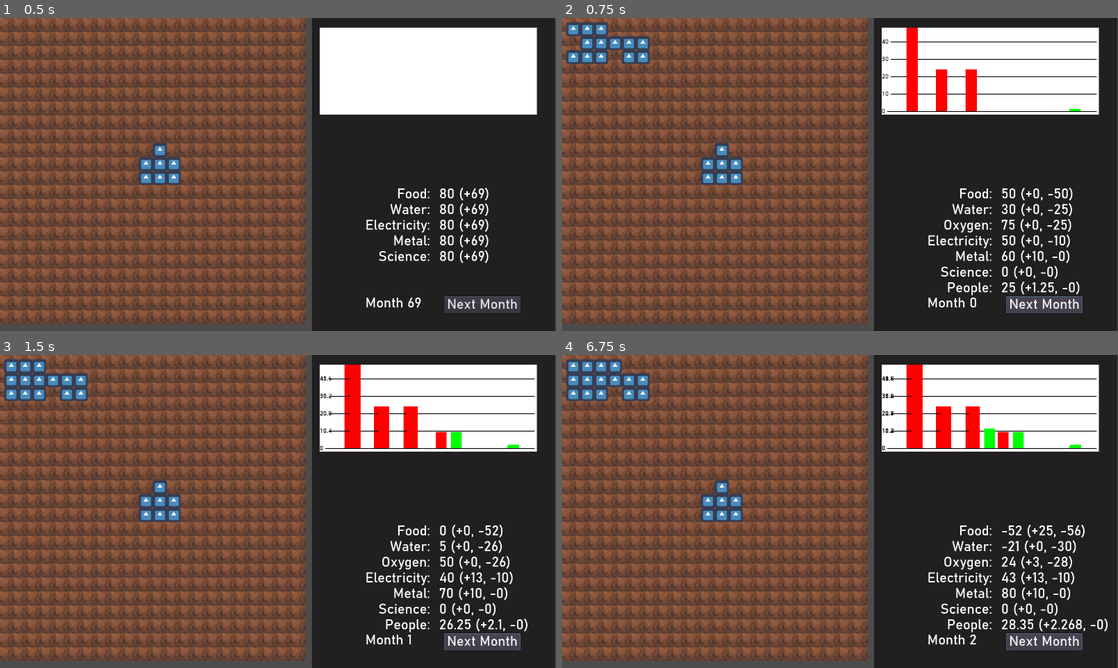
Above: before the commit, frames 1-4 (two rows, left to right).
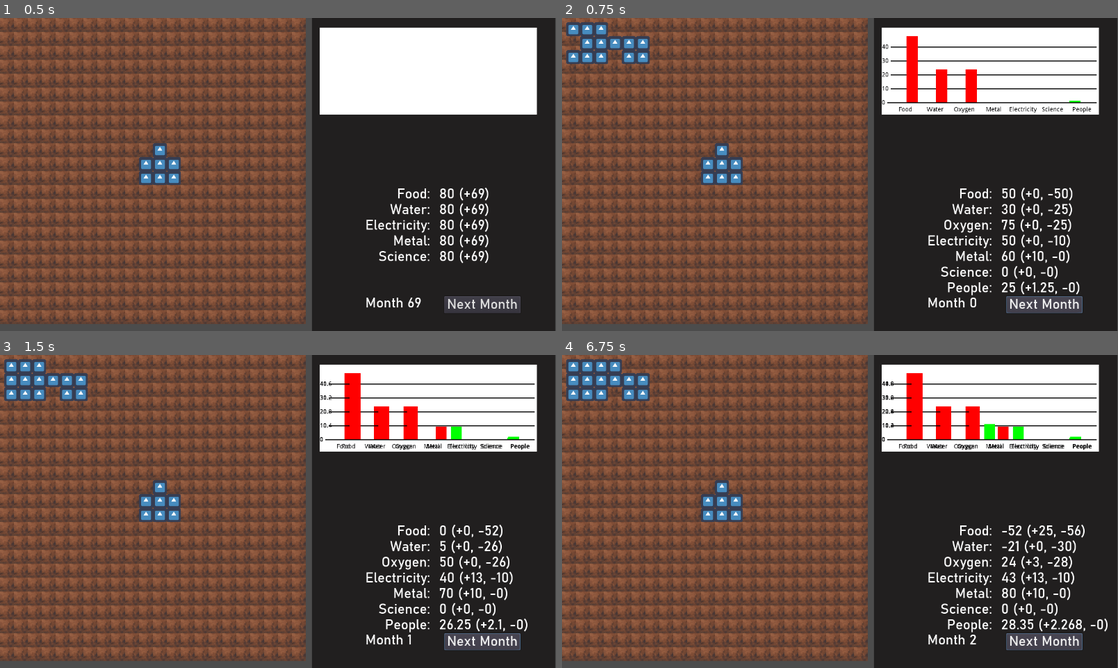
Above: after the commit, the same moments.

Repository: sirknightj/CEV-1
Game: Godot game, scene res://scenes/MainGameScene.tscn
The game is run twice, just before and just after one commit, with the same random seed, the same clock (stepped at 60 frames per second) and the same inputs. The engine's default icon, where the game draws it, is replaced by a stand-in: a white triangle on a blue panel in a dark square.
Inputs (mouse positions are in pixels of both pictures, inside the frame that each line leads up to):
- Up to frame 1 (0.5 s): no input
- Up to frame 2 (0.75 s): click "Next Month" at 0.5 s
- Up to frame 3 (1.5 s): click "Next Month" at 1.25 s
- Up to frame 4 (6.75 s): click (917, 414) at 2 s; click (923, 414) at 2.75 s; click (917, 433) at 3.5 s; click (917, 414) at 4.25 s; click (923, 414) at 5 s; click (917, 433) at 5.75 s; click "Next Month" at 6.5 s

Frame 1 is identical in both runs. In frame 2, 2.0% of the frame differs, in the area x 57-97%, y 2-31%; in frame 3, 2.3%; in frame 4, 2.3%.

Commit message:
Add padding for the graph

Diff:
--- a/source/scripts/Graph.gd
+++ b/source/scripts/Graph.gd
@@ -12,6 +12,8 @@
 var SMALL_SPACING : float # the space between the income/usage bars
 
 var LINE_THICKNESS : float # the thickness of each line
+var BOTTOM_SPACING : float # the spacing where the bar labels will go
+var TOP_SPACING : float # the spacing between the highest bar and the top of the graph
 
 # Called when the node enters the scene tree for the first time.
 func _ready():
@@ -20,6 +22,8 @@
 	BIG_SPACING = 10
 	SMALL_SPACING = 5
 	LINE_THICKNESS = 2
+	BOTTOM_SPACING = 20
+	TOP_SPACING = 20
 	var bg : ColorRect = ColorRect.new()
 	bg.rect_size = Vector2(WIDTH, HEIGHT)
 	add_child(bg)
@@ -59,15 +63,15 @@
 		var label : Label = Label.new()
 		label.text = label_text
 		label.add_color_override("font_color", Color("#000001"))
-		label.set_position(Vector2(0, HEIGHT - (HEIGHT / NUM_LABELS) * i - label.get_line_height()))
+		label.set_position(Vector2(0, HEIGHT - ((HEIGHT - BOTTOM_SPACING - TOP_SPACING) / NUM_LABELS) * i - label.get_line_height() - BOTTOM_SPACING))
 		add_child(label)
 
 		var font = label.get_font("font")
 		var label_width : float = font.get_string_size(label_text).x
 
 		var line : Line2D = Line2D.new()
-		line.add_point(Vector2(label_width + SMALL_SPACING, HEIGHT - (HEIGHT / NUM_LABELS) * i - label.get_line_height() / 2))
-		line.add_point(Vector2(WIDTH - SMALL_SPACING, HEIGHT - (HEIGHT / NUM_LABELS) * i - label.get_line_height() / 2))
+		line.add_point(Vector2(label_width + SMALL_SPACING, HEIGHT - ((HEIGHT - BOTTOM_SPACING - TOP_SPACING) / NUM_LABELS) * i - label.get_line_height() / 2 - BOTTOM_SPACING))
+		line.add_point(Vector2(WIDTH - SMALL_SPACING, HEIGHT - ((HEIGHT - BOTTOM_SPACING - TOP_SPACING) / NUM_LABELS) * i - label.get_line_height() / 2 - BOTTOM_SPACING))
 		offset = label.get_line_height() / 2
 		line.width = LINE_THICKNESS
 		line.default_color = Color("#000000")
@@ -86,21 +90,46 @@
 
 	# Draw the bars
 	for i in range(bars):
-		var bar_range : float = HEIGHT - offset - LINE_THICKNESS / 2 # The height of our tallest bar
+		var bar_range : float = HEIGHT - offset - LINE_THICKNESS / 2 - BOTTOM_SPACING - TOP_SPACING # The height of our tallest bar
 		var income_height : float = sums[i] / highest_sum * bar_range # The height of the income bar
 		var spending_height : float = neg_sums[i] / highest_sum * bar_range # The height of our spending bar
 
 		var income_bar : ColorRect = ColorRect.new()
 		income_bar.rect_size = Vector2(BAR_WIDTH, income_height)
-		income_bar.set_position(Vector2(BIG_SPACING * (i + 1) + (BAR_WIDTH * 2 + SMALL_SPACING) * i + largest_width, bar_range - income_height))
+		income_bar.set_position(Vector2(BIG_SPACING * (i + 1) + (BAR_WIDTH * 2 + SMALL_SPACING) * i + largest_width, bar_range - income_height + TOP_SPACING))
 		income_bar.color = Color("#00FF00")
 		add_child(income_bar)
 
 		var spending_bar : ColorRect = ColorRect.new()
 		spending_bar.rect_size = Vector2(BAR_WIDTH, spending_height)
-		spending_bar.set_position(Vector2(BIG_SPACING * (i + 1) + (BAR_WIDTH * 2 + SMALL_SPACING) * i + BAR_WIDTH + SMALL_SPACING + largest_width, bar_range - spending_height))
+		spending_bar.set_position(Vector2(BIG_SPACING * (i + 1) + (BAR_WIDTH * 2 + SMALL_SPACING) * i + BAR_WIDTH + SMALL_SPACING + largest_width, bar_range - spending_height + TOP_SPACING))
 		spending_bar.color = Color("#FF0000")
 		add_child(spending_bar)
+
+		var label : Label = Label.new()
+		label.add_color_override("font_color", Color("#000001"))
+
+		if i == 0:
+			label.text = "Food"
+		elif i == 1:
+			label.text = "Water"
+		elif i == 2:
+			label.text = "Oxygen"
+		elif i == 3:
+			label.text = "Metal"
+		elif i == 4:
+			label.text = "Electricity"
+		elif i == 5:
+			label.text = "Science"
+		elif i == 6:
+			label.text = "People"
+		else:
+			assert(false)
+
+		var font = label.get_font("font")
+		var label_width : float = font.get_string_size(label.text).x
+		label.set_position(Vector2(BIG_SPACING * (i + 1) + (BAR_WIDTH * 2 + SMALL_SPACING) * i + largest_width + BAR_WIDTH + SMALL_SPACING / 2 - label_width / 2, bar_range + BOTTOM_SPACING / 2 + TOP_SPACING))
+		add_child(label)
 
 # Called every frame. 'delta' is the elapsed time since the previous frame.
 #func _process(delta):
